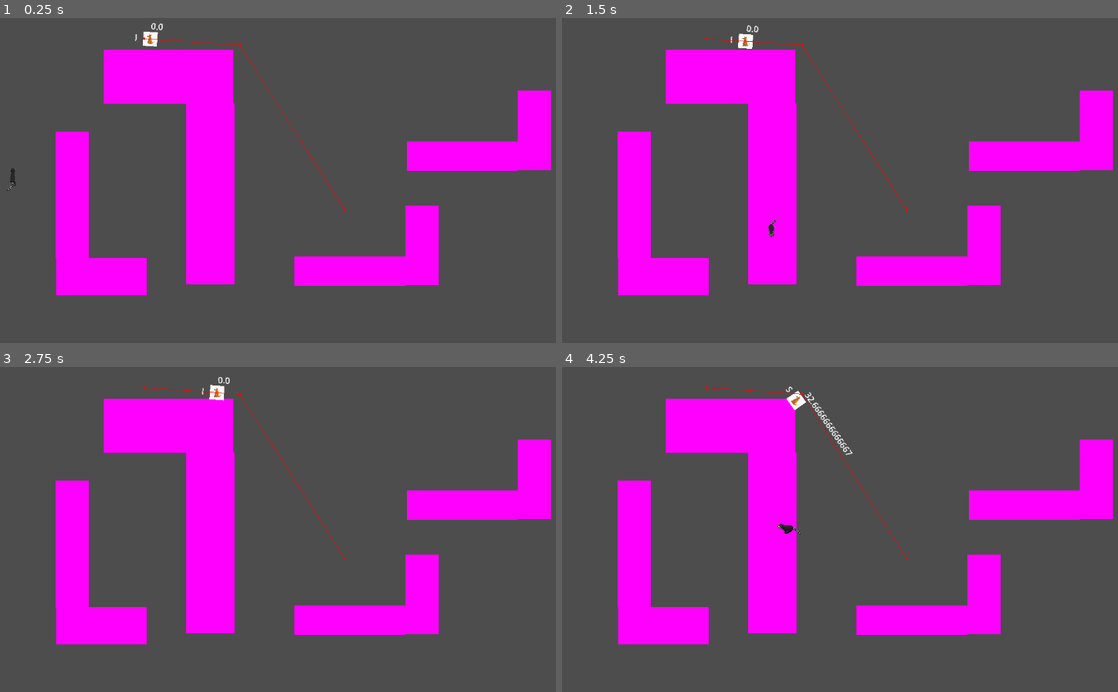
Above: before the commit, frames 1-4 (two rows, left to right).
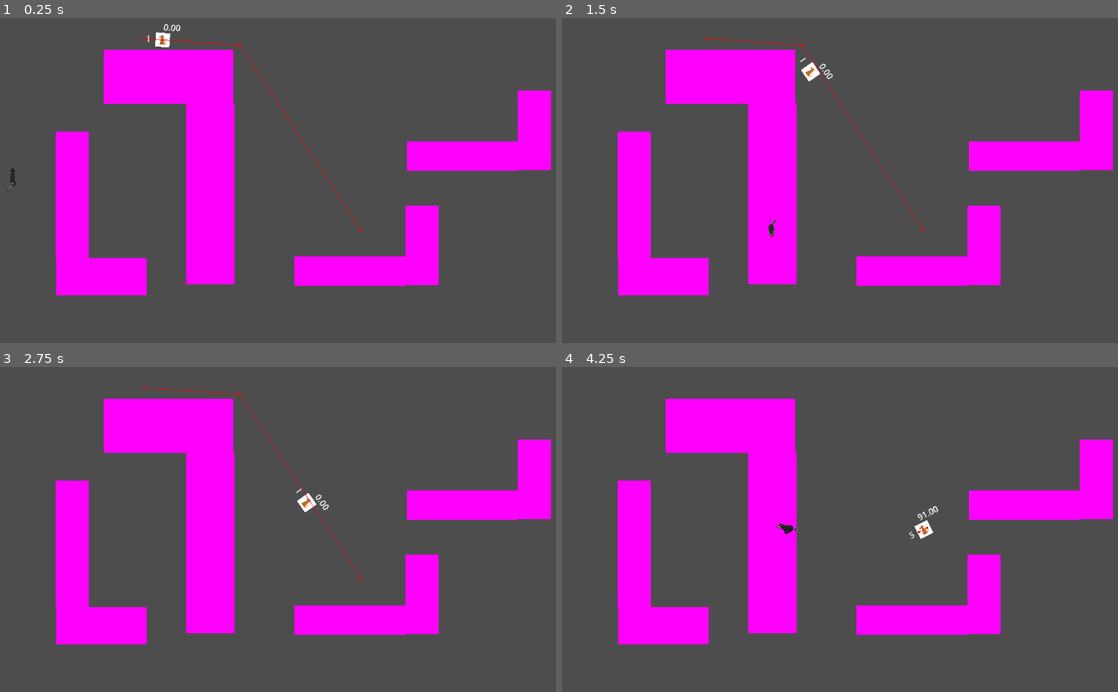
Above: after the commit, the same moments.

Repository: pudgypoultry/brackeysjam2025
Game: Godot game, scene res://Sandboxes/CorySandbox/enemy_test_world.tscn
Two runs of this game, one before a commit and one after it. Both use one fixed random seed, a clock stepped at 60 frames per second and the inputs below. This scene is started directly instead of the project's main scene.
Inputs:
- Up to frame 1 (0.25 s): no input
- Up to frame 2 (1.5 s): tap Enter (ui_accept) at 0.5, 0.77 s; hold D (MoveRight) 0.53-1.28 s; tap E (Interact) at 0.6, 1.35 s; hold S (MoveDown) from 1.28 s (still down)
- Up to frame 3 (2.75 s): tap Enter (ui_accept) at 1.52 s; release S (MoveDown) at 2.03 s; hold D (MoveRight) from 2.03 s (still down); tap E (Interact) at 2.1 s
- Up to frame 4 (4.25 s): release D (MoveRight) at 2.78 s; hold W (MoveUp) 2.78-3.53 s; tap E (Interact) at 2.85, 3.6 s; tap Enter (ui_accept) at 3.02, 3.77 s; hold A (MoveLeft) from 3.53 s (still down)

The runs differ from the first frame. In frame 1, 0.5% of the frame differs, in the area x 24-66%, y 1-66%; in frame 2, 0.5%; in frame 3, 0.5%; in frame 4, 0.6%, in the area x 25-68%, y 5-60%.

Commit message:
Enemies notice the player much faster if they are closer

Diff:
--- a/Sandboxes/CorySandbox/enemy_test_world.tscn
+++ b/Sandboxes/CorySandbox/enemy_test_world.tscn
@@ -38,20 +38,33 @@
 position = Vector2(325, 79)
 player = NodePath("../RaccoonController")
 patrol_path = NodePath("../PatrolPath")
+movement_speed = 150.0
 
 [node name="PatrolPath" type="Node2D" parent="."]
 position = Vector2(514, 309)
 
 [node name="Node2D" type="Node2D" parent="PatrolPath"]
-position = Vector2(44, 132)
+position = Vector2(29, 213)
 rotation = -0.695967
 
 [node name="Node2D2" type="Node2D" parent="PatrolPath"]
-position = Vector2(186, 90)
+position = Vector2(216, 128)
 rotation = -0.695967
 
 [node name="Node2D3" type="Node2D" parent="PatrolPath"]
-position = Vector2(142, -29)
+position = Vector2(427, -104)
+rotation = -0.695967
+
+[node name="Node2D4" type="Node2D" parent="PatrolPath"]
+position = Vector2(-45, -248)
+rotation = -0.695967
+
+[node name="Node2D5" type="Node2D" parent="PatrolPath"]
+position = Vector2(-204, -39)
+rotation = -0.695967
+
+[node name="Node2D6" type="Node2D" parent="PatrolPath"]
+position = Vector2(-202, 105)
 rotation = -0.695967
 
 [node name="RaccoonController" parent="." instance=ExtResource("2_bvpv0")]
--- a/Scenes/Enemies/enemy.tscn
+++ b/Scenes/Enemies/enemy.tscn
@@ -57,10 +57,10 @@
 collision_mask = 32768
 
 [node name="CollisionPolygon2D" type="CollisionPolygon2D" parent="VisionCone"]
-position = Vector2(0, 4.76837e-07)
+position = Vector2(3, 1)
 rotation = -1.57079
 scale = Vector2(0.451875, 0.451875)
-polygon = PackedVector2Array(0, 0, -500, 1000, 500, 1000)
+polygon = PackedVector2Array(0, 0, -250, 150, -550, 750, 550, 750, 250, 150)
 
 [node name="NavigationAgent2D" type="NavigationAgent2D" parent="."]
 radius = 136.01
--- a/Scenes/Enemies/enemy_control.gd
+++ b/Scenes/Enemies/enemy_control.gd
@@ -14,6 +14,7 @@
 @export var detection_threshold:float = 5
 @export var movement_speed:float = 50
 @export var run_speed_factor:float = 2
+var std_detection_sqr_mag:float = Vector2(300, 300).length_squared()
 var detection:float = 0
 var player_detected:bool = false
 
@@ -26,9 +27,10 @@
 	pass
 
 func _physics_process(delta: float) -> void:
+	var x:float = std_detection_sqr_mag / ((player.position - self.position).length_squared() + 0.01)
 	# grow/decay detection score every physics frame
 	if player_detected:
-		detection = detection + detection_grow_rate * delta
+		detection = detection + detection_grow_rate * delta * x
 	else:
 		detection = detection - detection_decay_rate * delta
 	# cap ends
@@ -36,7 +38,7 @@
 		detection = min_detection
 	elif detection > max_detection:
 		detection = max_detection
-	detection_label.text = str(detection)
+	detection_label.text = "%.2f" % detection
 
 
 # NOTE use this function to trigger a chase if the player makes too much noise
--- a/Scenes/Player/RaccoonController.tscn
+++ b/Scenes/Player/RaccoonController.tscn
@@ -26,6 +26,42 @@
 "values": [0]
 }
 
+[sub_resource type="Animation" id="Animation_4nkex"]
+resource_name = "walk_E"
+length = 0.9
+loop_mode = 1
+step = 0.1
+tracks/0/type = "value"
+tracks/0/imported = false
+tracks/0/enabled = true
+tracks/0/path = NodePath("Sprite2D:frame")
+tracks/0/interp = 1
+tracks/0/loop_wrap = true
+tracks/0/keys = {
+"times": PackedFloat32Array(0, 0.1, 0.2, 0.3, 0.4, 0.5, 0.6, 0.7, 0.8),
+"transitions": PackedFloat32Array(1, 1, 1, 1, 1, 1, 1, 1, 1),
+"update": 1,
+"values": [18, 19, 20, 21, 22, 23, 24, 25, 26]
+}
+
+[sub_resource type="Animation" id="Animation_npew5"]
+resource_name = "walk_up"
+length = 0.9
+loop_mode = 1
+step = 0.1
+tracks/0/type = "value"
+tracks/0/imported = false
+tracks/0/enabled = true
+tracks/0/path = NodePath("Sprite2D:frame")
+tracks/0/interp = 1
+tracks/0/loop_wrap = true
+tracks/0/keys = {
+"times": PackedFloat32Array(0, 0.1, 0.2, 0.3, 0.4, 0.5, 0.6, 0.7, 0.8),
+"transitions": PackedFloat32Array(1, 1, 1, 1, 1, 1, 1, 1, 1),
+"update": 1,
+"values": [0, 1, 2, 3, 4, 5, 6, 7, 8]
+}
+
 [sub_resource type="Animation" id="Animation_35hnj"]
 resource_name = "walk_NE"
 length = 0.9
@@ -44,40 +80,40 @@
 "values": [9, 10, 11, 12, 13, 14, 15, 16, 17]
 }
 
-[sub_resource type="Animation" id="Animation_npew5"]
-resource_name = "walk_up"
-length = 0.9
-loop_mode = 1
-step = 0.1
-tracks/0/type = "value"
-tracks/0/imported = false
-tracks/0/enabled = true
-tracks/0/path = NodePath("Sprite2D:frame")
-tracks/0/interp = 1
-tracks/0/loop_wrap = true
-tracks/0/keys = {
-"times": PackedFloat32Array(0, 0.1, 0.2, 0.3, 0.4, 0.5, 0.6, 0.7, 0.8),
-"transitions": PackedFloat32Array(1, 1, 1, 1, 1, 1, 1, 1, 1),
-"update": 1,
-"values": [0, 1, 2, 3, 4, 5, 6, 7, 8]
-}
-
-[sub_resource type="Animation" id="Animation_4nkex"]
-resource_name = "walk_E"
-length = 0.9
-loop_mode = 1
-step = 0.1
-tracks/0/type = "value"
-tracks/0/imported = false
-tracks/0/enabled = true
-tracks/0/path = NodePath("Sprite2D:frame")
-tracks/0/interp = 1
-tracks/0/loop_wrap = true
-tracks/0/keys = {
-"times": PackedFloat32Array(0, 0.1, 0.2, 0.3, 0.4, 0.5, 0.6, 0.7, 0.8),
-"transitions": PackedFloat32Array(1, 1, 1, 1, 1, 1, 1, 1, 1),
-"update": 1,
-"values": [18, 19, 20, 21, 22, 23, 24, 25, 26]
+[sub_resource type="Animation" id="Animation_s0ore"]
+resource_name = "walk_NW"
+length = 0.9
+loop_mode = 1
+step = 0.1
+tracks/0/type = "value"
+tracks/0/imported = false
+tracks/0/enabled = true
+tracks/0/path = NodePath("Sprite2D:frame")
+tracks/0/interp = 1
+tracks/0/loop_wrap = true
+tracks/0/keys = {
+"times": PackedFloat32Array(0, 0.1, 0.2, 0.3, 0.4, 0.5, 0.6, 0.7, 0.8),
+"transitions": PackedFloat32Array(1, 1, 1, 1, 1, 1, 1, 1, 1),
+"update": 1,
+"values": [63, 64, 65, 66, 67, 68, 69, 70, 71]
+}
+
+[sub_resource type="Animation" id="Animation_hrsgf"]
+resource_name = "walk_S"
+length = 0.9
+loop_mode = 1
+step = 0.1
+tracks/0/type = "value"
+tracks/0/imported = false
+tracks/0/enabled = true
+tracks/0/path = NodePath("Sprite2D:frame")
+tracks/0/interp = 1
+tracks/0/loop_wrap = true
+tracks/0/keys = {
+"times": PackedFloat32Array(0, 0.1, 0.2, 0.3, 0.4, 0.5, 0.6, 0.7, 0.8),
+"transitions": PackedFloat32Array(1, 1, 1, 1, 1, 1, 1, 1, 1),
+"update": 1,
+"values": [36, 37, 38, 39, 40, 41, 42, 43, 44]
 }
 
 [sub_resource type="Animation" id="Animation_k34dh"]
@@ -98,24 +134,6 @@
 "values": [27, 28, 29, 30, 31, 32, 33, 34, 35]
 }
 
-[sub_resource type="Animation" id="Animation_hrsgf"]
-resource_name = "walk_S"
-length = 0.9
-loop_mode = 1
-step = 0.1
-tracks/0/type = "value"
-tracks/0/imported = false
-tracks/0/enabled = true
-tracks/0/path = NodePath("Sprite2D:frame")
-tracks/0/interp = 1
-tracks/0/loop_wrap = true
-tracks/0/keys = {
-"times": PackedFloat32Array(0, 0.1, 0.2, 0.3, 0.4, 0.5, 0.6, 0.7, 0.8),
-"transitions": PackedFloat32Array(1, 1, 1, 1, 1, 1, 1, 1, 1),
-"update": 1,
-"values": [36, 37, 38, 39, 40, 41, 42, 43, 44]
-}
-
 [sub_resource type="Animation" id="Animation_37a1h"]
 resource_name = "walk_SW"
 length = 0.9
@@ -150,24 +168,6 @@
 "transitions": PackedFloat32Array(1, 1, 1, 1, 1, 1, 1, 1, 1),
 "update": 1,
 "values": [54, 55, 56, 57, 58, 59, 60, 61, 62]
-}
-
-[sub_resource type="Animation" id="Animation_s0ore"]
-resource_name = "walk_NW"
-length = 0.9
-loop_mode = 1
-step = 0.1
-tracks/0/type = "value"
-tracks/0/imported = false
-tracks/0/enabled = true
-tracks/0/path = NodePath("Sprite2D:frame")
-tracks/0/interp = 1
-tracks/0/loop_wrap = true
-tracks/0/keys = {
-"times": PackedFloat32Array(0, 0.1, 0.2, 0.3, 0.4, 0.5, 0.6, 0.7, 0.8),
-"transitions": PackedFloat32Array(1, 1, 1, 1, 1, 1, 1, 1, 1),
-"update": 1,
-"values": [63, 64, 65, 66, 67, 68, 69, 70, 71]
 }
 
 [sub_resource type="AnimationLibrary" id="AnimationLibrary_4nkex"]
Not shown, changed: BlenderFiles/Raccoon.blend
Not shown, changed: BlenderFiles/Raccoon.blend1
